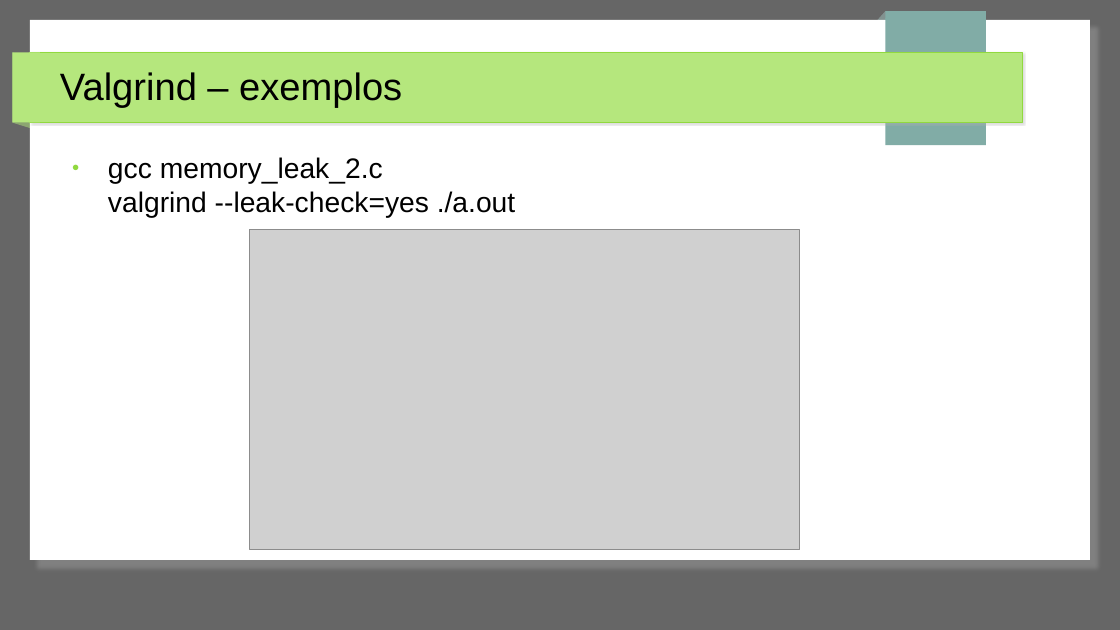
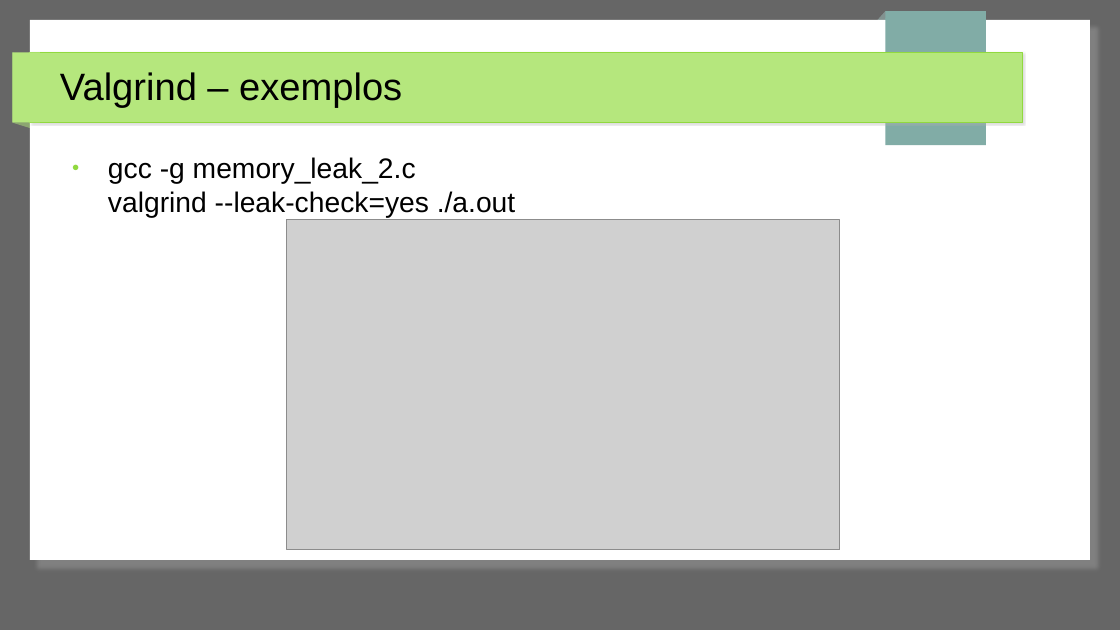
Before and after one commit to jpantonow/SB-T1-ANALISADORES, a slide deck: slide 29 of Slides.odp. Drawn at 1120x630 pixels with LibreOffice and Linux fonts; fonts in the diff are those of the drawing; grey boxes stand for pictures. Boxes give left, top, right and bottom in pixels: in the first picture for what was removed or moved away, otherwise in the second. Text is boxed around its words. In the diff, an @@ line names an element or a change of style, - is before the commit and + after.

```diff
--- a/Slides.odp
+++ b/Slides.odp
@@ text at (108, 157, 515, 218): text changed @@
-● gcc memory_leak_2.c
-  valgrind --leak-check=yes ./a.out
+● gcc -g memory_leak_2.c
+  valgrind --leak-check=yes ./a.out
@@ picture: place and size @@
-picture at (250, 230, 800, 550)
+picture at (287, 221, 841, 551)
```
Also in this commit, not shown: 7 other slides changed.
